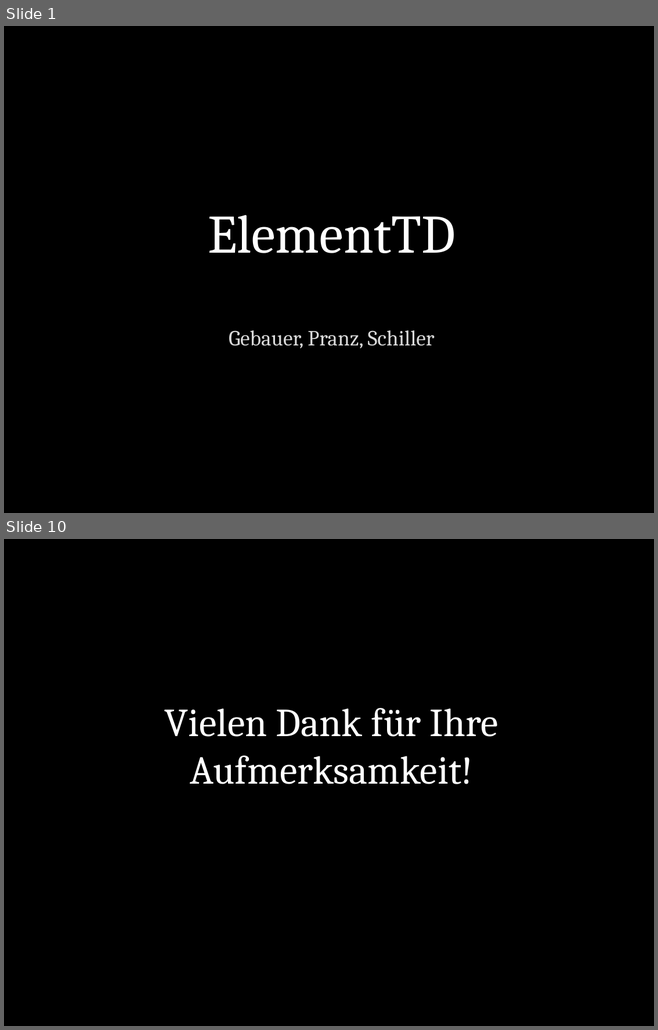
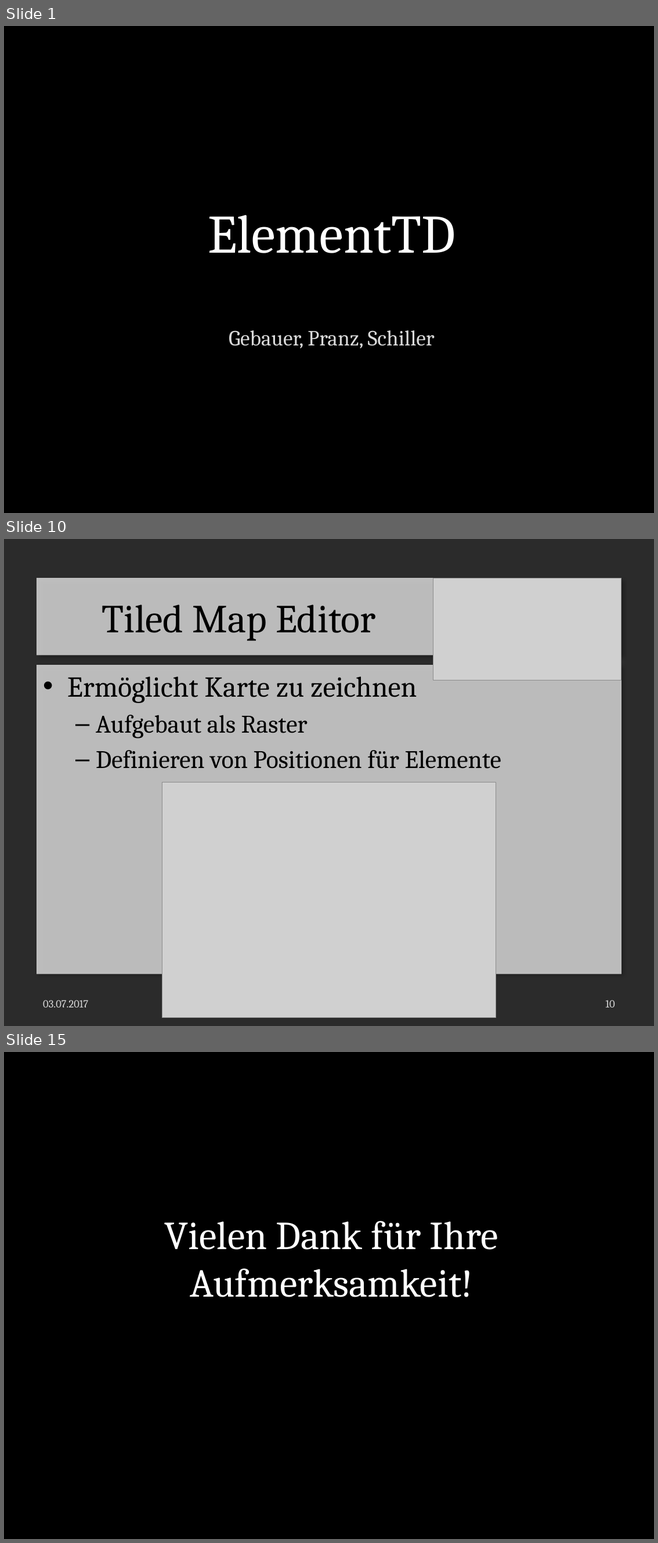
Before and after one commit to LaurenzGebauer/ElementTD, a slide deck: svn/JG16S17P06/trunk/Documentation/ProjectDocumentation/Presentation.pptx. Shown one above the other, each under a label of ours: slides 1 and 10 before the commit, slides 1, 10 and 15 after it; the slides between them are not shown. The pictures are 658x1030 and 658x1543 pixels, drawn with LibreOffice and Linux fonts; fonts in the diff are those of the drawing; grey boxes stand for pictures; background and template pictures are left out; a plain dark background stands for a picture behind light text. Boxes give left, top, right and bottom in pixels: in the first picture for what was removed or moved away, otherwise in the second. Text is boxed around its words. In the diff, an @@ line names an element or a change of style, - is before the commit and + after.

Commit message:
added Particles for every element

```diff
--- a/svn/JG16S17P06/trunk/Documentation/ProjectDocumentation/Presentation.pptx
+++ b/svn/JG16S17P06/trunk/Documentation/ProjectDocumentation/Presentation.pptx
@@ slide 10 added at (x1=4, y1=539, x2=654, y2=1026), background picture (left out) @@
@@ title added at (x1=36, y1=578, x2=621, y2=655), fill #FFFFFF at 70% opacity, 44 pt, text #000000 @@
+Tiled Map Editor
@@ picture added at (x1=433, y1=578, x2=621, y2=680) @@
@@ text added at (x1=36, y1=665, x2=621, y2=974), fill #FFFFFF at 70% opacity, 28 pt, text #000000 @@
+• Ermöglicht Karte zu zeichnen
+  – Aufgebaut als Raster
+  – Definieren von Positionen für Elemente
@@ picture added at (x1=162, y1=783, x2=496, y2=1017) @@
@@ text added at (x1=43, y1=1000, x2=88, y2=1008), 12 pt, text #D9D9D9 @@
+03.07.2017
@@ page number added at (x1=605, y1=1000, x2=614, y2=1008), 12 pt, text #D9D9D9 @@
+10
@@ what was slide 10 is now slide 15 @@
```
Also in this commit, not shown: 8 slides changed, 4 other slides added, 8 other files.
